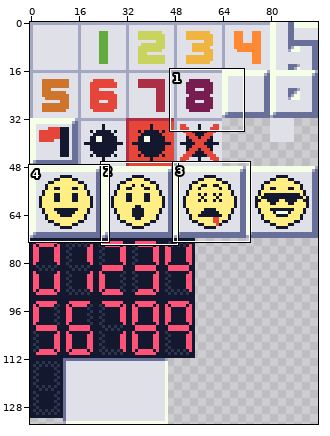
File history of a pixel-art file, assets/spritesheet.aseprite. The first picture is a wide view before the edit; the outline marks the close-up.
Close-up. The starting point:
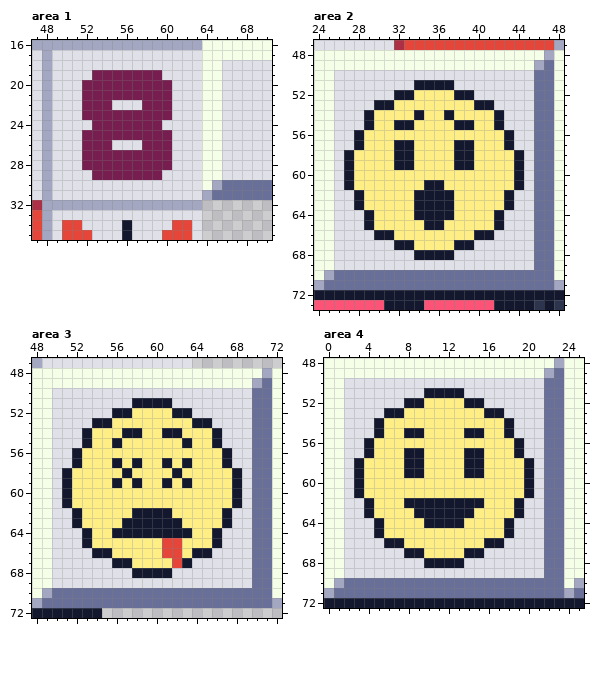
96x134 pixels, 1 frame. Shown: area 1: x 47..70, y 16..35; area 2: x 24..48, y 47..73; area 3: x 48..72, y 47..72; area 4: x 0..25, y 48..72. The commit also changed other parts of the picture, which this record leaves out.
The result:
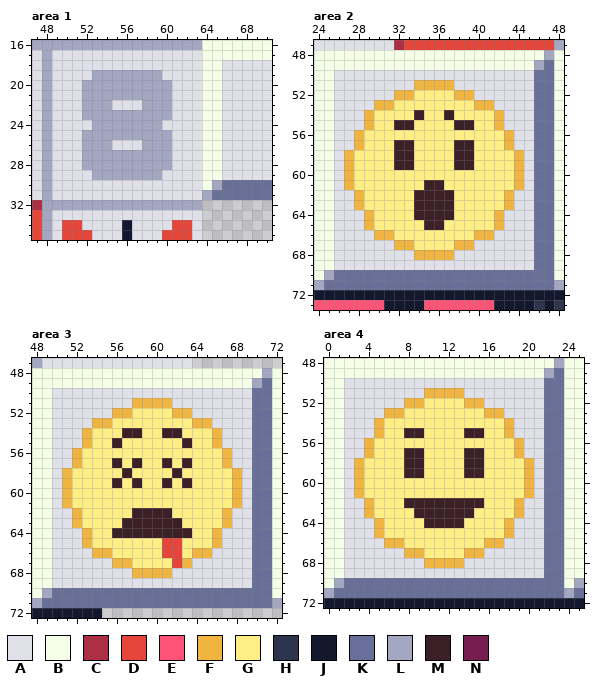
Palette (. is transparent): A #dfe0e8  B #f5ffe8  C #ad2f45  D #e64539  E #ff5277  F #f0b541  G #ffee83  H #2c354d  J #14182e  K #686f99  L #a3a7c2  M #3b2027  N #781d4f
The exact change:
Area 1, layer "Layer 1":
y 19: x 53..59 NNNNNNN -> LLLLLLL
y 20..21: x 52..60 NNNNNNNNN -> LLLLLLLLL
y 22: x 52..54 NNN -> LLL; x 58..60 NNN -> LLL
y 23: x 52..60 NNNNNNNNN -> LLLLLLLLL
y 24: x 53..59 NNNNNNN -> LLLLLLL
y 25: x 52..60 NNNNNNNNN -> LLLLLLLLL
y 26: x 52..54 NNN -> LLL; x 58..60 NNN -> LLL
y 27..28: x 52..60 NNNNNNNNN -> LLLLLLLLL
y 29: x 53..59 NNNNNNN -> LLLLLLL
Area 2, layer "Layer 2":
y 51: x 34..37 JJJJ -> FFFF
y 52: x 32..33 JJ -> FF; x 38..39 JJ -> FF
y 53: x 30..31 JJ -> FF; x 40..41 JJ -> FF
y 54: x 29 J -> F; x 34 J -> M; x 37 J -> M; x 42 J -> F
y 55: x 29 J -> F; x 32..33 JJ -> MM; x 38..39 JJ -> MM; x 42 J -> F
y 56: x 28 J -> F; x 43 J -> F
y 57: x 28 J -> F; x 32..33 JJ -> MM; x 38..39 JJ -> MM; x 43 J -> F
y 58..59: x 27 J -> F; x 32..33 JJ -> MM; x 38..39 JJ -> MM; x 44 J -> F
y 60: x 27 J -> F; x 44 J -> F
y 61: x 27 J -> F; x 35..36 JJ -> MM; x 44 J -> F
y 62..63: x 28 J -> F; x 34..37 JJJJ -> MMMM; x 43 J -> F
y 64: x 29 J -> F; x 34..37 JJJJ -> MMMM; x 42 J -> F
y 65: x 29 J -> F; x 35..36 JJ -> MM; x 42 J -> F
y 66: x 30..31 JJ -> FF; x 40..41 JJ -> FF
y 67: x 32..33 JJ -> FF; x 38..39 JJ -> FF
y 68: x 34..37 JJJJ -> FFFF
Area 3, layer "Layer 2":
y 51: x 58..61 JJJJ -> FFFF
y 52: x 56..57 JJ -> FF; x 62..63 JJ -> FF
y 53: x 54..55 JJ -> FF; x 64..65 JJ -> FF
y 54: x 53 J -> F; x 57..58 JJ -> MM; x 61..62 JJ -> MM; x 66 J -> F
y 55: x 53 J -> F; x 56 J -> M; x 63 J -> M; x 66 J -> F
y 56: x 52 J -> F; x 67 J -> F
y 57: x 52 J -> F; x 56 J -> M; x 58 J -> M; x 61 J -> M; x 63 J -> M; x 67 J -> F
y 58: x 51 J -> F; x 57 J -> M; x 62 J -> M; x 68 J -> F
y 59: x 51 J -> F; x 56 J -> M; x 58 J -> M; x 61 J -> M; x 63 J -> M; x 68 J -> F
y 60..61: x 51 J -> F; x 68 J -> F
y 62: x 52 J -> F; x 58..61 JJJJ -> MMMM; x 67 J -> F
y 63: x 52 J -> F; x 57..62 JJJJJJ -> MMMMMM; x 67 J -> F
y 64: x 53 J -> F; x 56..63 JJJJJJJJ -> MMMMMMMM; x 66 J -> F
y 65: x 53 J -> F; x 66 J -> F
y 66: x 54..55 JJ -> FF; x 64..65 JJ -> FF
y 67: x 56..57 JJ -> FF; x 63 J -> F
y 68: x 58..61 JJJJ -> FFFF
Area 4, layer "Layer 2":
y 51: x 10..13 JJJJ -> FFFF
y 52: x 8..9 JJ -> FF; x 14..15 JJ -> FF
y 53: x 6..7 JJ -> FF; x 16..17 JJ -> FF
y 54: x 5 J -> F; x 18 J -> F
y 55: x 5 J -> F; x 8..9 JJ -> MM; x 14..15 JJ -> MM; x 18 J -> F
y 56: x 4 J -> F; x 19 J -> F
y 57: x 4 J -> F; x 8..9 JJ -> MM; x 14..15 JJ -> MM; x 19 J -> F
y 58..59: x 3 J -> F; x 8..9 JJ -> MM; x 14..15 JJ -> MM; x 20 J -> F
y 60..61: x 3 J -> F; x 20 J -> F
y 62: x 4 J -> F; x 8..15 JJJJJJJJ -> MMMMMMMM; x 19 J -> F
y 63: x 4 J -> F; x 9..14 JJJJJJ -> MMMMMM; x 19 J -> F
y 64: x 5 J -> F; x 10..13 JJJJ -> MMMM; x 18 J -> F
y 65: x 5 J -> F; x 18 J -> F
y 66: x 6..7 JJ -> FF; x 16..17 JJ -> FF
y 67: x 8..9 JJ -> FF; x 14..15 JJ -> FF
y 68: x 10..13 JJJJ -> FFFF
Pixel boxes of the changes (left, top, right, bottom) in both close-ups:
changed: (82, 70, 172, 180)
changed: (344, 80, 524, 260)
changed: (62, 398, 242, 578)
changed: (354, 388, 534, 568)
